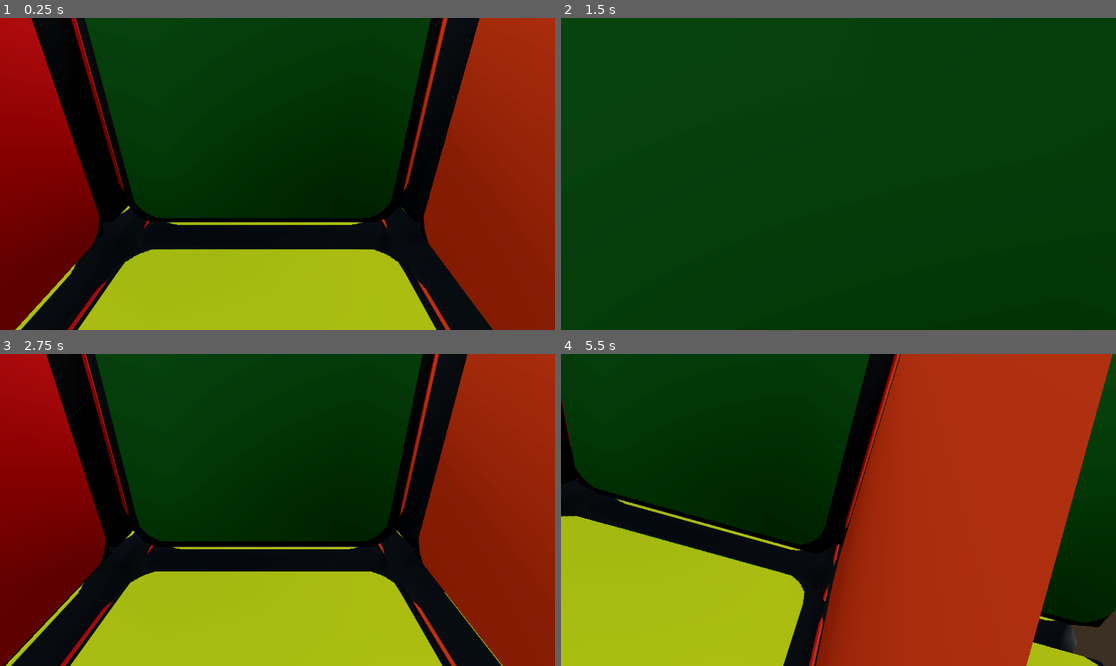
Above: before the commit, frames 1-4 (two rows, left to right).
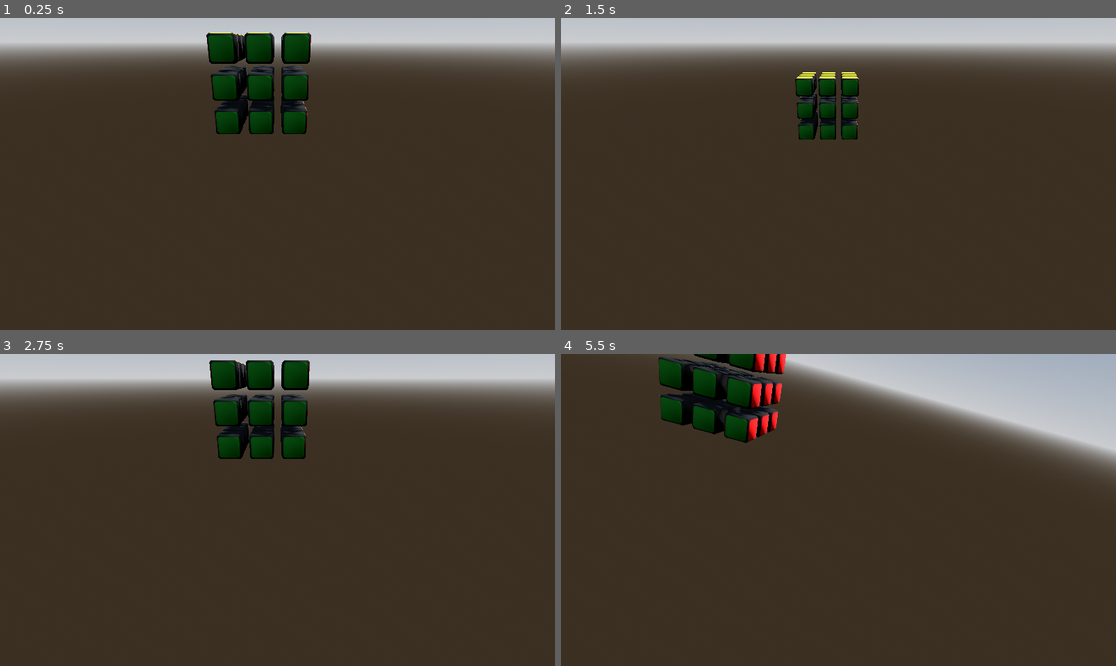
Above: after the commit, the same moments.

Repository: casseveritt/gdfun
Game: Godot game, scene res://gd_speed_cube.tscn
The game is run twice, just before and just after one commit, with the same random seed, the same clock (stepped at 60 frames per second) and the same inputs.
Inputs:
- Up to frame 1 (0.25 s): no input
- Up to frame 2 (1.5 s): tap Enter at 0.5 s; hold S (cam_mov_back) 0.53-1.28 s; tap Q (cam_mov_down) at 1.35 s
- Up to frame 3 (2.75 s): tap Space at 2 s; hold W (cam_mov_fwd) from 2.03 s (still down)
- Up to frame 4 (5.5 s): release W (cam_mov_fwd) at 2.78 s; tap A (cam_mov_left) at 2.85 s; tap Enter at 3.5 s; hold D (cam_mov_right) 3.53-4.28 s; tap E (cam_mov_up) at 4.35 s; tap Space at 5 s; hold Z (cam_roll_ccw) from 5.03 s (still down)

The runs differ from the first frame. In frame 1, 97% of the frame differs, in the area x 0-100%, y 0-100%; in frame 2, 99%; in frame 3, 97%; in frame 4, 97%.

Commit message:
better scale, plus colors only on piece faces on the outside of the cube

Diff:
--- a/gdspeedcube/gd_speed_cube.tscn
+++ b/gdspeedcube/gd_speed_cube.tscn
@@ -35,5 +35,5 @@
 script = ExtResource("1_2e22g")
 
 [node name="Camera3D" type="Camera3D" parent="."]
-transform = Transform3D(1, 0, 0, 0, 0.89955, 0.436817, 0, -0.436817, 0.89955, 0.049033, 0.116081, 1.27225)
+transform = Transform3D(1, 0, 0, 0, 0.89955, 0.436817, 0, -0.436817, 0.89955, 0.049033, 0.116081, 0.932194)
 fov = 59.7
--- a/gdspeedcube/gen_resources.gd
+++ b/gdspeedcube/gen_resources.gd
@@ -10,7 +10,7 @@
 
 func make_rubik_cubemap():
 	var w := 256
-	var border := int(w >> 4)
+	var border := int(w / 12.0)
 	var rnd := 2 * border
 	var cubemap := Cubemap.new()
 
--- a/gdspeedcube/piece.gdshader
+++ b/gdspeedcube/piece.gdshader
@@ -3,36 +3,47 @@
 varying vec3 pos;
 
 uniform samplerCube texcube;
+instance uniform int piece_idx;
 
 void vertex() {
 	pos = VERTEX;
 }
 
+int get_cube_face(vec3 p) {
+    vec3 abs_pos = abs(p);
+    // Find max axis: 0=X, 1=Y, 2=Z
+    int axis = 0;
+    if (abs_pos.y > abs_pos.x && abs_pos.y > abs_pos.z) {
+        axis = 1;
+    } else if (abs_pos.z > abs_pos.x && abs_pos.z > abs_pos.y) {
+        axis = 2;
+    }
+    // Determine sign and face id
+    if (axis == 0) {
+        return p.x < 0.0 ? 0 : 1;
+    } else if (axis == 1) {
+        return p.y < 0.0 ? 2 : 3;
+    } else { // axis == 2
+        return p.z < 0.0 ? 4 : 5;
+    }
+}
+
+int idx_face_mask(int idx) {
+	int arr[3] = {1, 0, 2};
+	return arr[idx];
+}
+
 void fragment() {
 	mat3 toObjFromView3 = transpose(mat3(VIEW_MATRIX * MODEL_MATRIX));
-	vec3 n = toObjFromView3 * NORMAL;
-	vec3 an = abs(n);
-	float man = max(an.x, max(an.y, an.z));
-    if (an.x > an.y && an.x > an.z) {
-		if (n.x > 0.0) {
-			ALBEDO = vec3(1.0);
-		} else {
-			ALBEDO = vec3(1.0, 1.0, 0.0);
-		}
-	} else if (an.y > an.z) {
-		if (n.y > 0.0) {
-			ALBEDO = vec3(1.0, 0.0, 0.0);
-		} else {
-			ALBEDO = vec3(1.0, 0.25, 0.0);
-		}
+	int facebit = 1 << get_cube_face(pos);
+	int facemask = idx_face_mask((piece_idx >> 0) & 3) << 0 |
+	               idx_face_mask((piece_idx >> 2) & 3) << 2 |
+				   idx_face_mask((piece_idx >> 4) & 3) << 4;
+	if ((facebit & facemask) > 0) {
+		ALBEDO = texture(texcube, pos).rgb;
 	} else {
-		if (n.z > 0.0) {
-			ALBEDO = vec3(0.0, 0.15, 0.0);
-		} else {
-			ALBEDO = vec3(0.0, 0.0, 1.0);
-		}
+		ALBEDO = vec3(0, 0, 0);
 	}
-	ALBEDO = texture(texcube, pos).rgb;
 }
 
 //void light() {
--- a/gdspeedcube/speed_cube.gd
+++ b/gdspeedcube/speed_cube.gd
@@ -6,13 +6,16 @@
 var rc : Array
 
 func _ready() -> void:
-
+	self.scale *= 0.1
 	for i in 3:
 		for j in 3:
 			for k in 3:
 				var mi := MeshInstance3D.new()
+				mi.scale *= 0.75
 				mi.mesh = piece.duplicate()
 				mi.material_override = mat
 				mi.position += (Vector3(i, j, k) - Vector3(1, 1, 1))
+				var idx = i + j * 4 + k * 16
+				mi.set_instance_shader_parameter("piece_idx", idx)
 				rc.append(mi)
 				self.add_child(mi)
